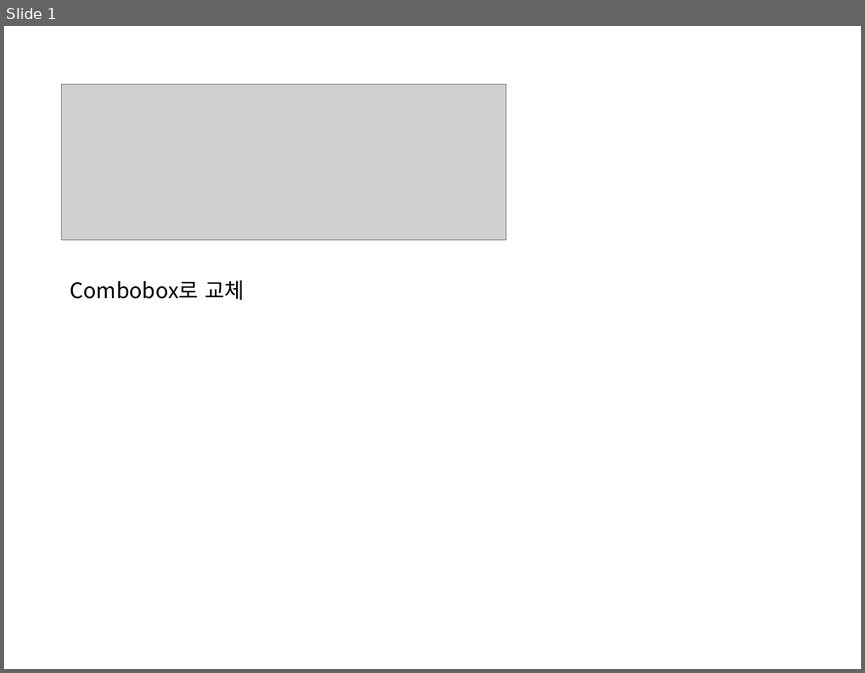
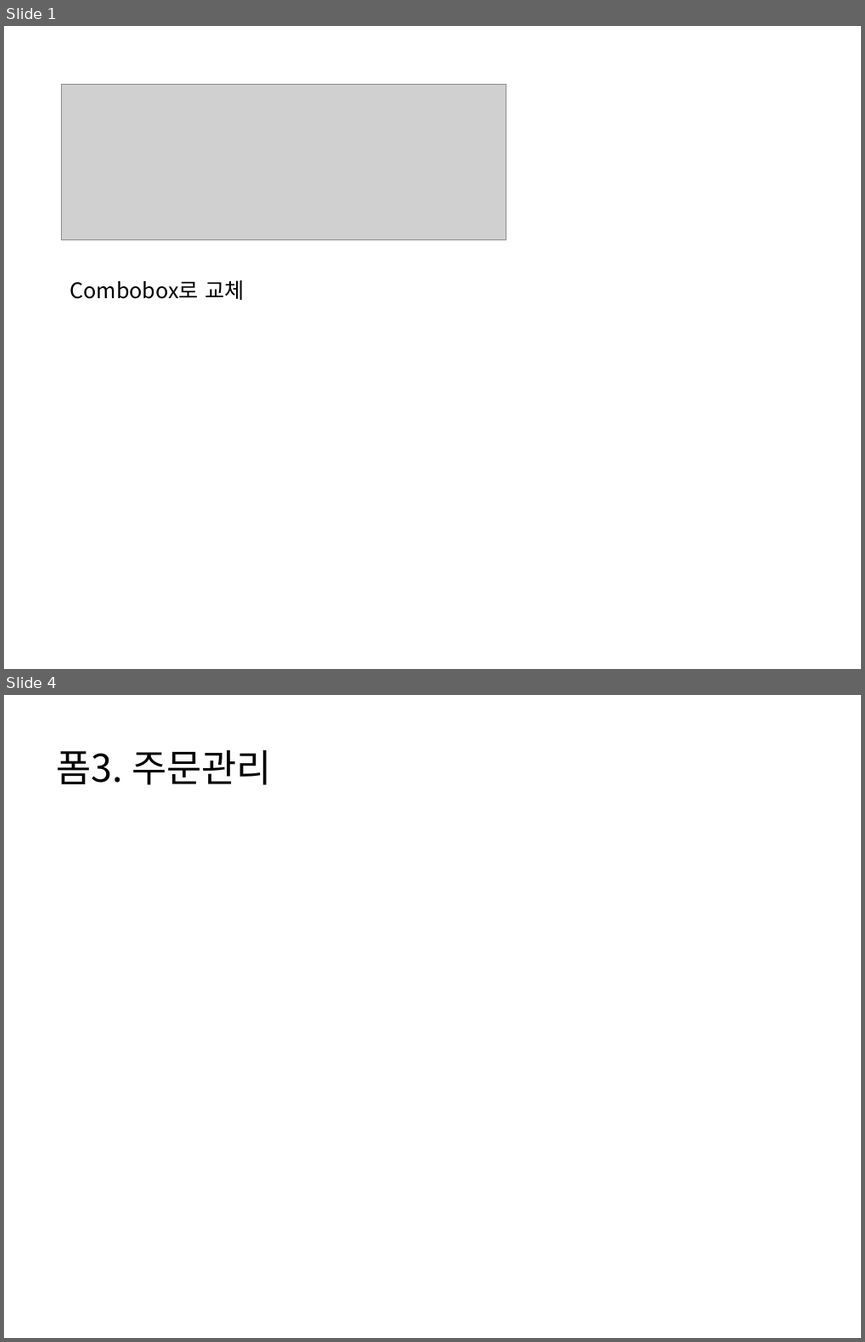
Before and after one commit to jhy0409/teamPrj, a slide deck: PPT_수정내용 210420.pptx. Shown one above the other, each under a label of ours: slide 1 before the commit, slides 1 and 4 after it; the slides between them are not shown. The pictures are 865x673 and 865x1342 pixels, drawn with LibreOffice and Linux fonts; fonts in the diff are those of the drawing; grey boxes stand for pictures. Boxes give left, top, right and bottom in pixels: in the first picture for what was removed or moved away, otherwise in the second. Text is boxed around its words. In the diff, an @@ line names an element or a change of style, - is before the commit and + after.

```diff
--- a/PPT_수정내용 210420.pptx
+++ b/PPT_수정내용 210420.pptx
@@ slide 4 added at (4,695,861,1338), background #FFFFFF @@
@@ text added at (56,750,272,785), 32 pt, text #000000 @@
+폼3. 주문관리
```
Also in this commit, not shown: 2 other slides added, 1 other file.
